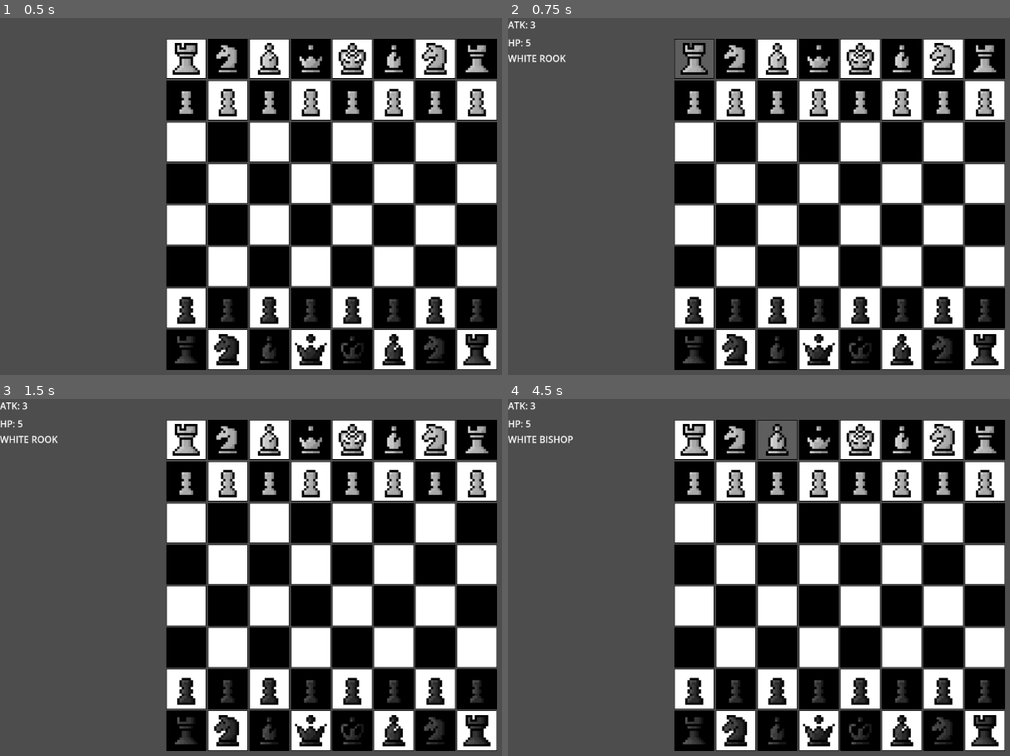
Above: before the commit, frames 1-4 (two rows, left to right).
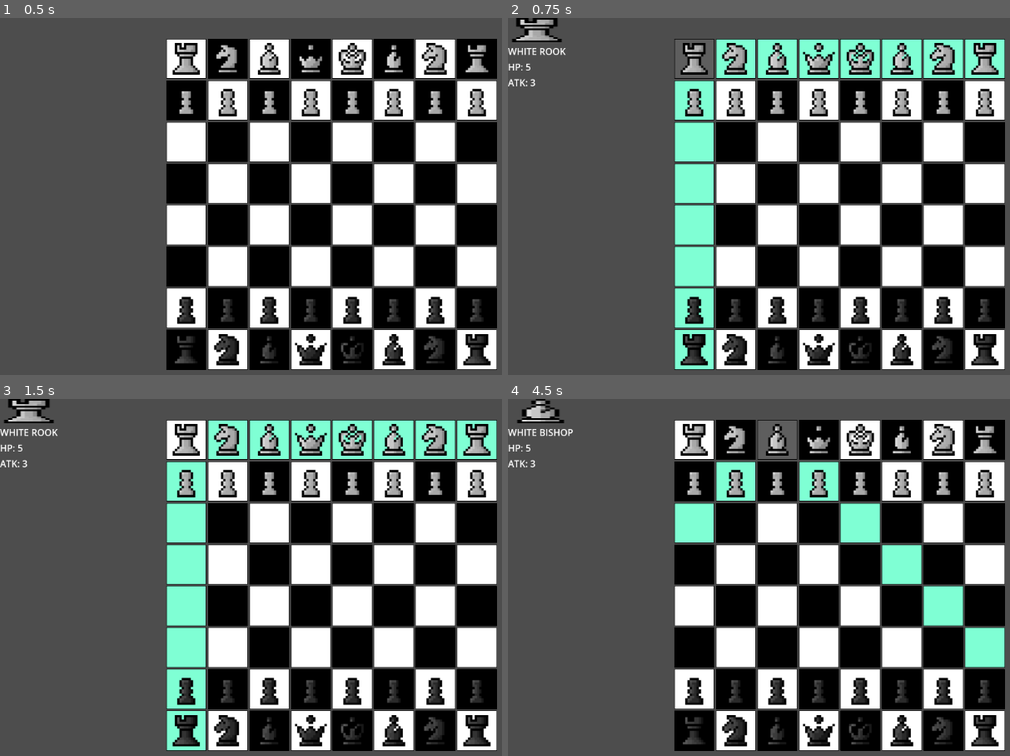
Above: after the commit, the same moments.

Repository: aiden10/chess2
Game: Godot game, scene res://scenes/main.tscn
Two runs of this game, one before a commit and one after it. Both use one fixed random seed, a clock stepped at 60 frames per second and the inputs below.
Inputs (mouse positions are in pixels of both pictures, inside the frame that each line leads up to):
- Up to frame 1 (0.5 s): no input
- Up to frame 2 (0.75 s): tap Enter at 0.5 s; move the mouse to (693, 57) at 0.52 s; click (693, 57) at 0.67 s
- Up to frame 3 (1.5 s): click (10, 459) at 1.27 s
- Up to frame 4 (4.5 s): click (518, 459) at 2.02 s; click (518, 459) at 2.77 s; tap Space at 3.5 s; move the mouse to (733, 438) at 3.52 s; click (733, 438) at 3.67 s; tap Enter at 4.25 s; move the mouse to (779, 438) at 4.27 s; click (779, 438) at 4.42 s

Frame 1 is identical in both runs. In frame 2, 10% of the frame differs, in the area x 0-100%, y 0-99%; in frame 3, 10%; in frame 4, 6.6%.

Commit message:
basic piece movement

Diff:
--- a/classes/Piece.gd
+++ b/classes/Piece.gd
@@ -23,6 +23,7 @@
 var primary: Callable
 var ultimate: Callable
 var texture: Texture2D
+var position: Vector2i
 
 func _init(piece_type: PieceType, piece_color: PieceColor) -> void:
 	type = piece_type
@@ -32,10 +33,9 @@
 	health -= amount
 	return health <= 0  # Return true if piece is defeated
 
-func can_move_to(from_pos: Vector2i, to_pos: Vector2i, board: Array) -> bool:
-	# Base movement validation
-	# Child classes will override this with specific movement patterns
-	return true
+# Child classes will override this with specific movement patterns
+func can_move_to() -> Array[Vector2i]:
+	return []
 
 func _to_string() -> String:
 	return str(PieceColor.keys()[color]) + " " + str(PieceType.keys()[type])
--- a/classes/pieces/Bishop.gd
+++ b/classes/pieces/Bishop.gd
@@ -23,5 +23,20 @@
 func ultimate_ability() -> void:
 	pass
 
-func can_move_to(from_pos: Vector2i, to_pos: Vector2i, board: Array) -> bool:
-	return true
+func can_move_to() -> Array[Vector2i]:
+	var valid_moves: Array[Vector2i] = []
+
+	# Diagonal moves in all directions
+	for i in range(1, 8):
+		var positions = [
+			Vector2i(position.x + i, position.y + i),  # Up-right
+			Vector2i(position.x + i, position.y - i),  # Down-right
+			Vector2i(position.x - i, position.y + i),  # Up-left
+			Vector2i(position.x - i, position.y - i)   # Down-left
+		]
+
+		for pos in positions:
+			if pos.x >= 0 and pos.x < 8 and pos.y >= 0 and pos.y < 8:
+				valid_moves.append(pos)
+
+	return valid_moves
--- a/classes/pieces/King.gd
+++ b/classes/pieces/King.gd
@@ -23,5 +23,20 @@
 func ultimate_ability() -> void:
 	pass
 
-func can_move_to(from_pos: Vector2i, to_pos: Vector2i, board: Array) -> bool:
-	return true
+func can_move_to() -> Array[Vector2i]:
+	var valid_moves: Array[Vector2i] = []
+
+	# All adjacent squares (including diagonals)
+	var king_moves = [
+		Vector2i(1, 0), Vector2i(-1, 0),    # Horizontal
+		Vector2i(0, 1), Vector2i(0, -1),    # Vertical
+		Vector2i(1, 1), Vector2i(1, -1),    # Diagonal right
+		Vector2i(-1, 1), Vector2i(-1, -1)   # Diagonal left
+	]
+
+	for move in king_moves:
+		var new_pos = Vector2i(position.x + move.x, position.y + move.y)
+		if new_pos.x >= 0 and new_pos.x < 8 and new_pos.y >= 0 and new_pos.y < 8:
+			valid_moves.append(new_pos)
+
+	return valid_moves
--- a/classes/pieces/Knight.gd
+++ b/classes/pieces/Knight.gd
@@ -23,5 +23,18 @@
 func ultimate_ability() -> void:
 	pass
 
-func can_move_to(from_pos: Vector2i, to_pos: Vector2i, board: Array) -> bool:
-	return true
+func can_move_to() -> Array[Vector2i]:
+	var valid_moves: Array[Vector2i] = []
+	var knight_moves = [
+		Vector2i(2, 1), Vector2i(2, -1),
+		Vector2i(-2, 1), Vector2i(-2, -1),
+		Vector2i(1, 2), Vector2i(1, -2),
+		Vector2i(-1, 2), Vector2i(-1, -2)
+	]
+
+	for move in knight_moves:
+		var new_pos = Vector2i(position.x + move.x, position.y + move.y)
+		if new_pos.x >= 0 and new_pos.x < 8 and new_pos.y >= 0 and new_pos.y < 8:
+			valid_moves.append(new_pos)
+
+	return valid_moves
--- a/classes/pieces/Pawn.gd
+++ b/classes/pieces/Pawn.gd
@@ -23,5 +23,19 @@
 func ultimate_ability() -> void:
 	pass
 
-func can_move_to(from_pos: Vector2i, to_pos: Vector2i, board: Array) -> bool:
-	return true
+func can_move_to() -> Array[Vector2i]:
+	var valid_moves: Array[Vector2i] = []
+	var direction = 1 if color == PieceColor.WHITE else -1
+
+	# Forward one space
+	var forward = Vector2i(position.x + direction, position.y)
+	if forward.x >= 0 and forward.x < 8:
+		valid_moves.append(forward)
+
+	# Initial two space move
+	if not has_moved:
+		var double_forward = Vector2i(position.x + (2 * direction), position.y)
+		if double_forward.x >= 0 and double_forward.x < 8:
+			valid_moves.append(double_forward)
+
+	return valid_moves
--- a/classes/pieces/Queen.gd
+++ b/classes/pieces/Queen.gd
@@ -23,5 +23,28 @@
 func ultimate_ability() -> void:
 	pass
 
-func can_move_to(from_pos: Vector2i, to_pos: Vector2i, board: Array) -> bool:
-	return true
+func can_move_to() -> Array[Vector2i]:
+	var valid_moves: Array[Vector2i] = []
+
+	# Combine rook and bishop moves
+	# Horizontal and vertical (rook moves)
+	for i in range(8):
+		if i != position.x:
+			valid_moves.append(Vector2i(i, position.y))
+		if i != position.y:
+			valid_moves.append(Vector2i(position.x, i))
+
+	# Diagonal moves (bishop moves)
+	for i in range(1, 8):
+		var positions = [
+			Vector2i(position.x + i, position.y + i),
+			Vector2i(position.x + i, position.y - i),
+			Vector2i(position.x - i, position.y + i),
+			Vector2i(position.x - i, position.y - i)
+		]
+
+		for pos in positions:
+			if pos.x >= 0 and pos.x < 8 and pos.y >= 0 and pos.y < 8:
+				valid_moves.append(pos)
+
+	return valid_moves
--- a/classes/pieces/Rook.gd
+++ b/classes/pieces/Rook.gd
@@ -23,5 +23,15 @@
 func ultimate_ability() -> void:
 	pass
 
-func can_move_to(from_pos: Vector2i, to_pos: Vector2i, board: Array) -> bool:
-	return true
+## Returns a list of positions that this piece can move to
+func can_move_to() -> Array[Vector2i]:
+	var valid_moves: Array[Vector2i] = []
+
+	# Horizontal and vertical moves
+	for i in range(8):
+		if i != position.x:
+			valid_moves.append(Vector2i(i, position.y))  # Horizontal
+		if i != position.y:
+			valid_moves.append(Vector2i(position.x, i))  # Vertical
+
+	return valid_moves
--- a/globals/constants.gd
+++ b/globals/constants.gd
@@ -3,6 +3,8 @@
 const TILE_SIZE: int = 64
 const HOVER_COLOR_ALPHA = 0.2
 const SPRITE_SIZE: float = 1.25
+const VALID_MOVE_TILE_COLOR = Color.AQUAMARINE
+const VALID_ATTACK_TILE_COLOR = Color.CRIMSON
 
 const PAWN_HP = 2
 const PAWN_STRENGTH = 1
--- a/globals/event_bus.gd
+++ b/globals/event_bus.gd
@@ -1,3 +1,4 @@
 extends Node
 
 signal piece_selected
+signal turn_ended
--- a/scenes/ui/selected_piece_overlay.tscn
+++ b/scenes/ui/selected_piece_overlay.tscn
@@ -17,18 +17,18 @@
 offset_right = 40.0
 offset_bottom = 40.0
 
-[node name="Strength" type="Label" parent="VBoxContainer"]
-layout_mode = 2
-
 [node name="Portrait" type="TextureRect" parent="VBoxContainer"]
-layout_mode = 2
-
-[node name="Health" type="Label" parent="VBoxContainer"]
 layout_mode = 2
 
 [node name="PieceType" type="Label" parent="VBoxContainer"]
 layout_mode = 2
 text = "sample text"
+
+[node name="Health" type="Label" parent="VBoxContainer"]
+layout_mode = 2
+
+[node name="Strength" type="Label" parent="VBoxContainer"]
+layout_mode = 2
 
 [node name="PassiveCard" parent="VBoxContainer" instance=ExtResource("1_r2sha")]
 layout_mode = 2
--- a/scripts/board/board_functions.gd
+++ b/scripts/board/board_functions.gd
@@ -1,3 +1,70 @@
 extends Node
 
 class_name BoardFunctions
+
+static func populate_board():
+	# White pieces back row (from left to right: 0,0 to 7,0)
+	var white_rook1 = Rook.new(Piece.PieceColor.WHITE)
+	white_rook1.position = Vector2i(0, 0)
+	var white_knight1 = Knight.new(Piece.PieceColor.WHITE)
+	white_knight1.position = Vector2i(0, 1)
+	var white_bishop1 = Bishop.new(Piece.PieceColor.WHITE)
+	white_bishop1.position = Vector2i(0, 2)
+	var white_queen = Queen.new(Piece.PieceColor.WHITE)
+	white_queen.position = Vector2i(0, 3)
+	var white_king = King.new(Piece.PieceColor.WHITE)
+	white_king.position = Vector2i(0, 4)
+	var white_bishop2 = Bishop.new(Piece.PieceColor.WHITE)
+	white_bishop2.position = Vector2i(0, 5)
+	var white_knight2 = Knight.new(Piece.PieceColor.WHITE)
+	white_knight2.position = Vector2i(0, 6)
+	var white_rook2 = Rook.new(Piece.PieceColor.WHITE)
+	white_rook2.position = Vector2i(0, 7)
+
+	BoardState.board[0][0] = white_rook1
+	BoardState.board[0][1] = white_knight1
+	BoardState.board[0][2] = white_bishop1
+	BoardState.board[0][3] = white_queen
+	BoardState.board[0][4] = white_king
+	BoardState.board[0][5] = white_bishop2
+	BoardState.board[0][6] = white_knight2
+	BoardState.board[0][7] = white_rook2
+
+	# White pawns (row 1)
+	for col in range(BoardState.COLS):
+		var white_pawn = Pawn.new(Piece.PieceColor.WHITE)
+		white_pawn.position = Vector2i(1, col)
+		BoardState.board[1][col] = white_pawn
+
+	# Black pieces back row (from left to right: 0,7 to 7,7)
+	var black_rook1 = Rook.new(Piece.PieceColor.BLACK)
+	black_rook1.position = Vector2i(7, 0)
+	var black_knight1 = Knight.new(Piece.PieceColor.BLACK)
+	black_knight1.position = Vector2i(7, 1)
+	var black_bishop1 = Bishop.new(Piece.PieceColor.BLACK)
+	black_bishop1.position = Vector2i(7, 2)
+	var black_queen = Queen.new(Piece.PieceColor.BLACK)
+	black_queen.position = Vector2i(7, 3)
+	var black_king = King.new(Piece.PieceColor.BLACK)
+	black_king.position = Vector2i(7, 4)
+	var black_bishop2 = Bishop.new(Piece.PieceColor.BLACK)
+	black_bishop2.position = Vector2i(7, 5)
+	var black_knight2 = Knight.new(Piece.PieceColor.BLACK)
+	black_knight2.position = Vector2i(7, 6)
+	var black_rook2 = Rook.new(Piece.PieceColor.BLACK)
+	black_rook2.position = Vector2i(7, 7)
+
+	BoardState.board[7][0] = black_rook1
+	BoardState.board[7][1] = black_knight1
+	BoardState.board[7][2] = black_bishop1
+	BoardState.board[7][3] = black_queen
+	BoardState.board[7][4] = black_king
+	BoardState.board[7][5] = black_bishop2
+	BoardState.board[7][6] = black_knight2
+	BoardState.board[7][7] = black_rook2
+
+	# Black pawns (row 6)
+	for col in range(BoardState.COLS):
+		var black_pawn = Pawn.new(Piece.PieceColor.BLACK)
+		black_pawn.position = Vector2i(6, col)
+		BoardState.board[6][col] = black_pawn
--- a/scripts/main.gd
+++ b/scripts/main.gd
@@ -1,4 +1,13 @@
 extends Node
 
+@onready var boardNode = $Board
+
 func _ready() -> void:
-	pass
+	BoardFunctions.populate_board()
+	boardNode.initialize()
+	EventBus.turn_ended.connect(end_turn)
+
+func end_turn() -> void:
+	## Alternate between 0 and 1
+	GameState.turn = int(!bool(GameState.turn))
+	print("Turn: " + Piece.PieceColor.keys()[GameState.turn])
--- a/scripts/ui/board.gd
+++ b/scripts/ui/board.gd
@@ -1,4 +1,6 @@
 extends Node2D
+
+class_name Board
 
 var tile_scene = preload("res://scenes/tile.tscn")
 @export var board_margin: float = 50.0  # Margin from screen edges
@@ -7,10 +9,13 @@
 var tile_size: Vector2
 var offset: Vector2
 
-func _ready() -> void:
-	populate_board()
+func initialize() -> void:
 	# Connect to window resize signal
 	get_tree().root.size_changed.connect(_on_window_resize)
+
+	# Also redraw the board to show valid tiles
+	EventBus.piece_selected.connect(draw_board)
+
 	_calculate_tile_size()
 	draw_board()
 
@@ -39,11 +44,19 @@
 	# Clear existing tiles
 	for child in get_children():
 		child.queue_free()
+	var valid_movement_tiles: Array[Vector2i]
+	if GameState.selected_piece:
+		valid_movement_tiles = GameState.selected_piece.can_move_to()
 
 	for row in BoardState.board.size():
 		for col in BoardState.board[row].size():
 			var tile = tile_scene.instantiate()
 			var color = Color.WHITE if (row + col) % 2 == 0 else Color.BLACK
+
+			if GameState.selected_piece != null:
+				if Vector2i(row, col) in valid_movement_tiles:
+					color = Constants.VALID_MOVE_TILE_COLOR
+
 			var piece: Piece = BoardState.board[row][col]
 			var sprite = null
 			if piece != null:
@@ -80,52 +93,3 @@
 func _on_window_resize() -> void:
 	_calculate_tile_size()
 	draw_board()
-
-func populate_board():
-	# White pieces back row (from left to right: 0,0 to 7,0)
-	var white_rook1 = Rook.new(Piece.PieceColor.WHITE)
-	var white_knight1 = Knight.new(Piece.PieceColor.WHITE)
-	var white_bishop1 = Bishop.new(Piece.PieceColor.WHITE)
-	var white_queen = Queen.new(Piece.PieceColor.WHITE)
-	var white_king = King.new(Piece.PieceColor.WHITE)
-	var white_bishop2 = Bishop.new(Piece.PieceColor.WHITE)
-	var white_knight2 = Knight.new(Piece.PieceColor.WHITE)
-	var white_rook2 = Rook.new(Piece.PieceColor.WHITE)
-
-	BoardState.board[0][0] = white_rook1
-	BoardState.board[0][1] = white_knight1
-	BoardState.board[0][2] = white_bishop1
-	BoardState.board[0][3] = white_queen
-	BoardState.board[0][4] = white_king
-	BoardState.board[0][5] = white_bishop2
-	BoardState.board[0][6] = white_knight2
-	BoardState.board[0][7] = white_rook2
-
-	# White pawns (row 1)
-	for col in range(BoardState.COLS):
-		var white_pawn = Pawn.new(Piece.PieceColor.WHITE)
-		BoardState.board[1][col] = white_pawn
-
-	# Black pieces back row (from left to right: 0,7 to 7,7)
-	var black_rook1 = Rook.new(Piece.PieceColor.BLACK)
-	var black_knight1 = Knight.new(Piece.PieceColor.BLACK)
-	var black_bishop1 = Bishop.new(Piece.PieceColor.BLACK)
-	var black_queen = Queen.new(Piece.PieceColor.BLACK)
-	var black_king = King.new(Piece.PieceColor.BLACK)
-	var black_bishop2 = Bishop.new(Piece.PieceColor.BLACK)
-	var black_knight2 = Knight.new(Piece.PieceColor.BLACK)
-	var black_rook2 = Rook.new(Piece.PieceColor.BLACK)
-
-	BoardState.board[7][0] = black_rook1
-	BoardState.board[7][1] = black_knight1
-	BoardState.board[7][2] = black_bishop1
-	BoardState.board[7][3] = black_queen
-	BoardState.board[7][4] = black_king
-	BoardState.board[7][5] = black_bishop2
-	BoardState.board[7][6] = black_knight2
-	BoardState.board[7][7] = black_rook2
-
-	# Black pawns (row 6)
-	for col in range(BoardState.COLS):
-		var black_pawn = Pawn.new(Piece.PieceColor.BLACK)
-		BoardState.board[6][col] = black_pawn
--- a/scripts/ui/overlay.gd
+++ b/scripts/ui/overlay.gd
@@ -19,6 +19,8 @@
 		piece_label.text = GameState.selected_piece.to_string()
 		health_label.text = "HP: " + str(GameState.selected_piece.health)
 		strength_label.text = "ATK: " + str(GameState.selected_piece.strength)
+		portrait.texture = GameState.selected_piece.texture
+
 	else:
 		## Hide overlay
 		visible = false
--- a/scripts/ui/tile.gd
+++ b/scripts/ui/tile.gd
@@ -51,10 +51,21 @@
 
 ## Updates selected piece and emits a signal to render the piece overlay
 func _on_tile_clicked() -> void:
-	var piece: Piece = BoardState.board[row][col]
-	if piece == GameState.selected_piece and piece != null:
+	var position: Piece = BoardState.board[row][col]
+	if position == GameState.selected_piece:
 		GameState.selected_piece = null
+	## Move
+	elif position == null and GameState.selected_piece != null and GameState.selected_piece.color == GameState.turn:
+		if Vector2i(row, col) in GameState.selected_piece.can_move_to():
+			## Update board to the new piece's position
+			BoardState.board[row][col] = GameState.selected_piece
+			BoardState.board[GameState.selected_piece.position.x][GameState.selected_piece.position.y] = null
+			GameState.selected_piece = null
+
+			## TEMP
+			## Will be replaced when I figure out the exact turn logic
+			EventBus.turn_ended.emit()
 	else:
-		GameState.selected_piece = piece
+		GameState.selected_piece = position
 
 	EventBus.piece_selected.emit()
--- a/states/game_state.gd
+++ b/states/game_state.gd
@@ -1,3 +1,4 @@
 extends Node
 
 var selected_piece: Piece
+var turn: int = 0
Not shown, changed: plan.txt
Not shown, added: todo.txt
